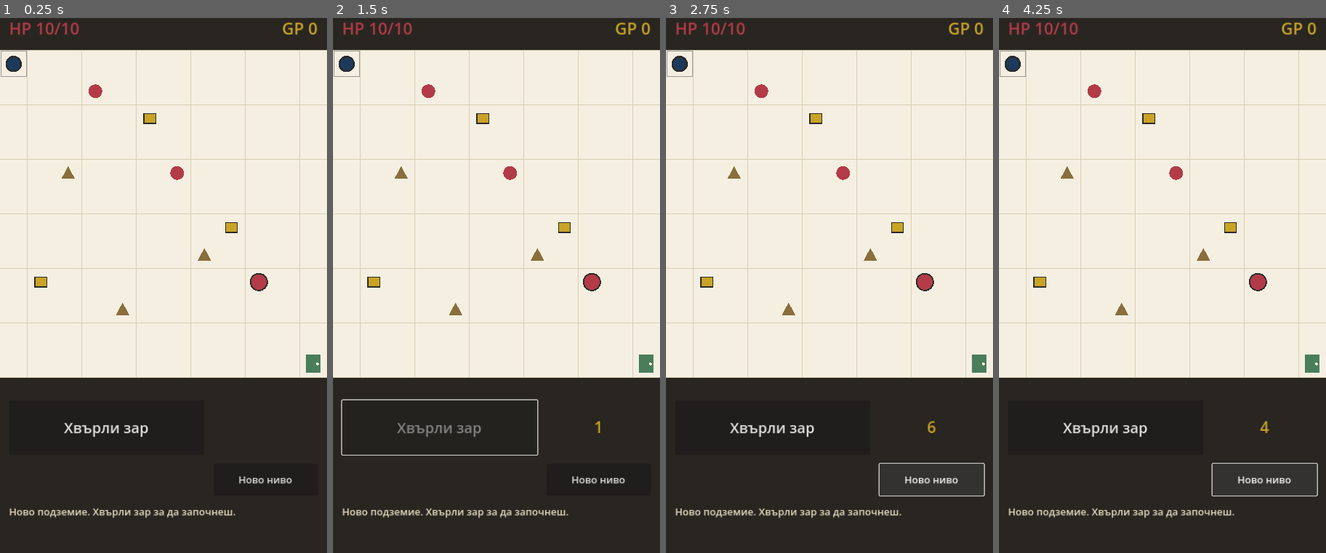
Above: before the commit, frames 1-4 (left to right).
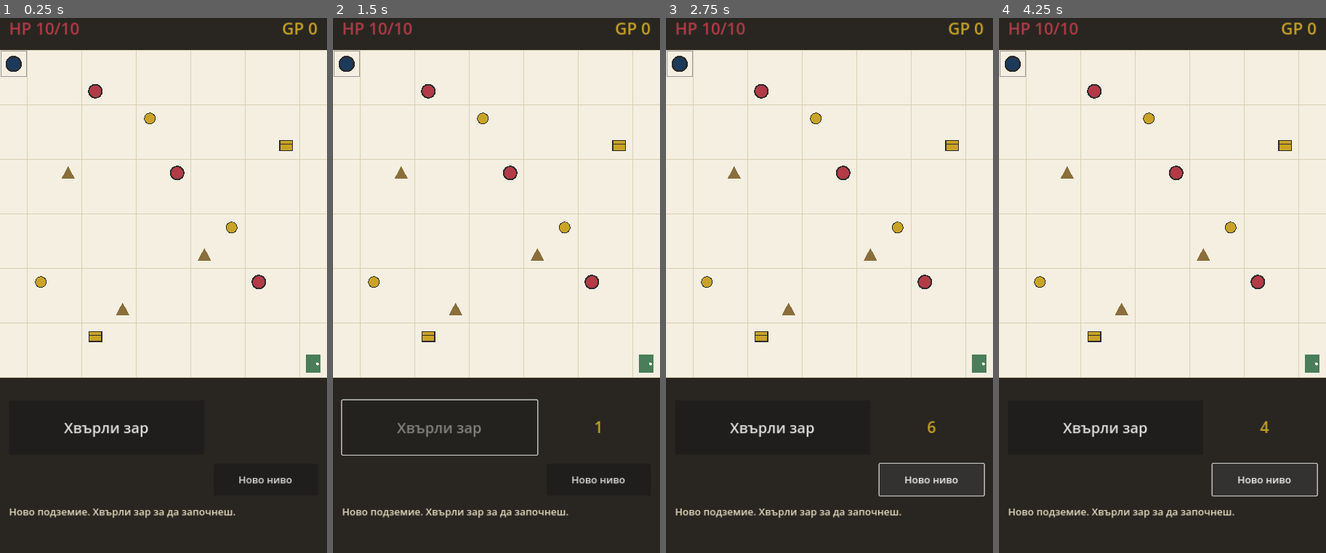
Above: after the commit, the same moments.

Repository: ViliyanSG/paper-dungeon
Game: Godot game, scene res://Main.tscn
Two runs of this game, one before a commit and one after it. Both use one fixed random seed, a clock stepped at 60 frames per second and the inputs below.
Inputs:
- Up to frame 1 (0.25 s): no input
- Up to frame 2 (1.5 s): click "Ново ниво" at 0.5 s; click "Хвърли зар" at 1.25 s
- Up to frame 3 (2.75 s): click "Ново ниво" at 2 s
- Up to frame 4 (4.25 s): click "Хвърли зар" at 2.75 s; click "Ново ниво" at 3.5 s

The runs differ from the first frame. In frame 1, 0.4% of the frame differs, in the area x 10-90%, y 12-61%; in frame 2, 0.4%; in frame 3, 0.4%; in frame 4, 0.4%.

Commit message:
Tile effects: enemy -1d6 HP, trap -1d6 GP, coin +1 GP, chest +1d6 GP (replace combat loop, add coin/chest types)
Co-Authored-By: Claude Opus 4.8 <noreply@anthropic.com>

Diff:
--- a/main.gd
+++ b/main.gd
@@ -126,15 +126,17 @@
 	log_lines = []
 
 	# Hand-designed layout
-	_place("enemy", 3, 1, {"hp": 4, "atk": 2})
-	_place("enemy", 6, 4, {"hp": 5, "atk": 3})
-	_place("enemy", 9, 8, {"hp": 7, "atk": 4})   # mini-boss
+	_place("enemy", 3, 1)
+	_place("enemy", 6, 4)
+	_place("enemy", 9, 8)
 	_place("trap", 2, 4)
 	_place("trap", 7, 7)
 	_place("trap", 4, 9)
-	_place("chest", 5, 2, {"gold": 8})
-	_place("chest", 8, 6, {"gold": 12})
-	_place("chest", 1, 8, {"gold": 6})
+	_place("coin", 5, 2)
+	_place("coin", 8, 6)
+	_place("coin", 1, 8)
+	_place("chest", 10, 3)
+	_place("chest", 3, 10)
 
 	add_log("Ново подземие. Хвърли зар за да започнеш.")
 	roll_button.disabled = false
@@ -296,40 +298,29 @@
 	var ent = entity_at(cell)
 	if ent == null:
 		return
+	ent.alive = false
 	match ent.type:
+		"enemy":
+			var dmg := 1 + randi() % 6
+			player.hp -= dmg
+			add_log("Враг! -%d HP." % dmg)
+			_check_death()
 		"trap":
-			player.hp -= 2
-			ent.alive = false
-			add_log("Капан! -2 HP.")
-			_check_death()
+			var loss := 1 + randi() % 6
+			player.gold = maxi(0, player.gold - loss)
+			add_log("Капан! -%d GP." % loss)
+		"coin":
+			player.gold += 1
+			add_log("Монета! +1 GP.")
 		"chest":
-			player.gold += ent.gold
-			ent.alive = false
-			add_log("Сандък! +%d GP." % ent.gold)
-		"enemy":
-			_fight(ent)
-
-
-# =====================================================================
-#  Combat
-# =====================================================================
-func _fight(enemy: Dictionary) -> void:
-	add_log("Битка! Враг HP %d." % enemy.hp)
-	while enemy.hp > 0 and player.hp > 0:
-		var my_roll: int = player.atk + (randi() % 3)
-		enemy.hp -= my_roll
-		add_log("  Удряш за %d → враг HP %d." % [my_roll, max(0, enemy.hp)])
-		if enemy.hp <= 0:
-			break
-		var enemy_roll: int = enemy.atk + (randi() % 2)
-		player.hp -= enemy_roll
-		add_log("  Врагът удря за %d → твой HP %d." % [enemy_roll, max(0, player.hp)])
-	if enemy.hp <= 0:
-		enemy.alive = false
-		add_log("  Победи врага!")
-	_check_death()
-
-
+			var gain := 1 + randi() % 6
+			player.gold += gain
+			add_log("Сандък! +%d GP." % gain)
+
+
+# =====================================================================
+#  Death / win
+# =====================================================================
 func _check_death() -> void:
 	if player.hp <= 0:
 		player.hp = 0
@@ -393,18 +384,19 @@
 			continue
 		match e.type:
 			"enemy":
-				if e.atk >= 4:
-					draw_circle(ctr, 20, C_INK)
-					draw_circle(ctr, 17, C_RED)
-				else:
-					draw_circle(ctr, 15, C_RED)
+				draw_circle(ctr, 16, C_INK)
+				draw_circle(ctr, 13, C_RED)
 			"trap":
 				var tp := PackedVector2Array([
 					ctr + Vector2(0, -15), ctr + Vector2(15, 13), ctr + Vector2(-15, 13)])
 				draw_colored_polygon(tp, C_BROWN)
+			"coin":
+				draw_circle(ctr, 12, C_GOLD)
+				draw_arc(ctr, 12, 0, TAU, 20, C_INK, 1.5)
 			"chest":
-				draw_rect(Rect2(ctr.x - 13, ctr.y - 11, 26, 22), C_GOLD, true)
-				draw_rect(Rect2(ctr.x - 13, ctr.y - 11, 26, 22), C_INK, false, 2.0)
+				draw_rect(Rect2(ctr.x - 14, ctr.y - 11, 28, 22), C_GOLD, true)
+				draw_rect(Rect2(ctr.x - 14, ctr.y - 11, 28, 22), C_INK, false, 2.0)
+				draw_line(ctr + Vector2(-14, -3), ctr + Vector2(14, -3), C_INK, 1.5)
 
 	# entrance + exit
 	draw_rect(Rect2(2, GRID_TOP + 2, TILE - 4, TILE - 4), C_GRAY, false, 2.0)
